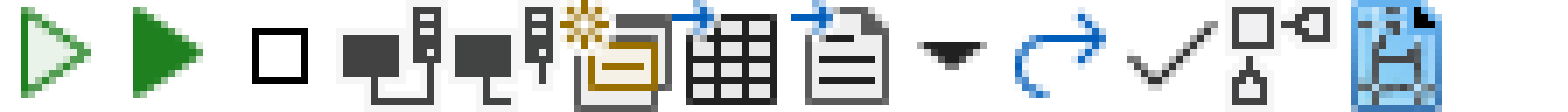
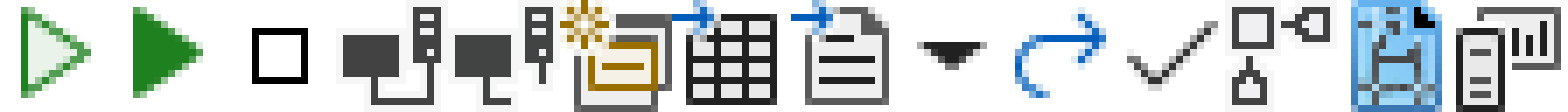
Two versions of the same layered image (1568x112). Layer-by-layer changes:
added layer "Layer 13" above "Layer 11" over [1456, 7, 1561, 112]
